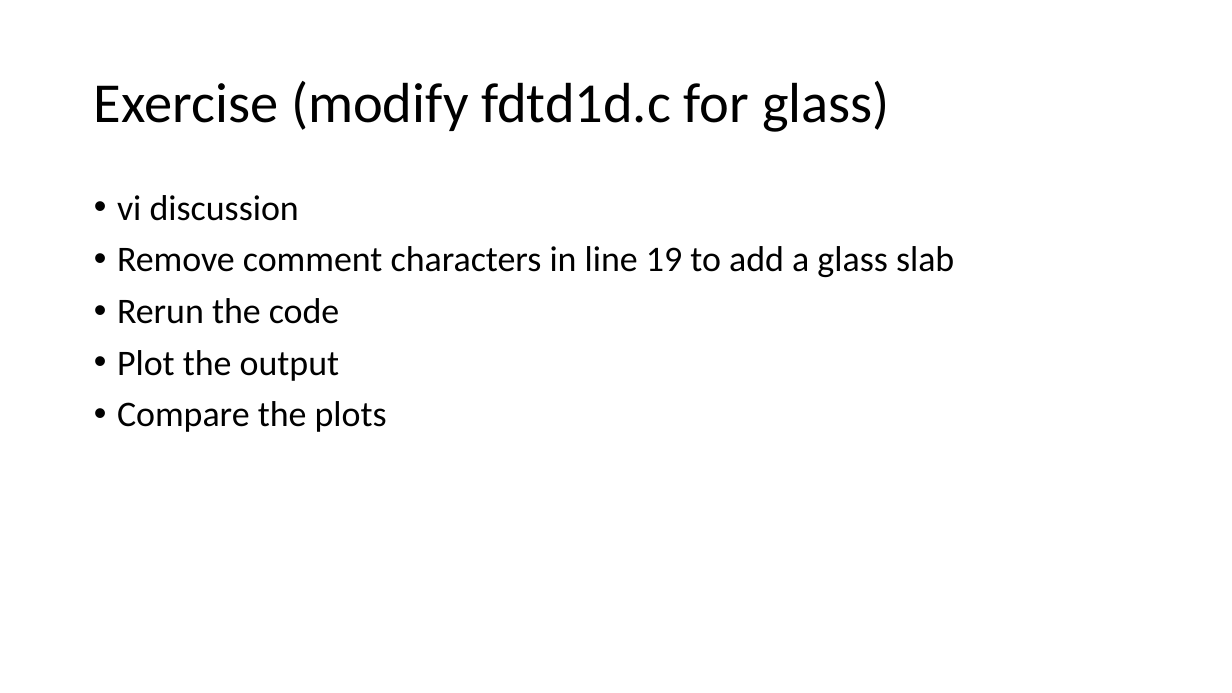
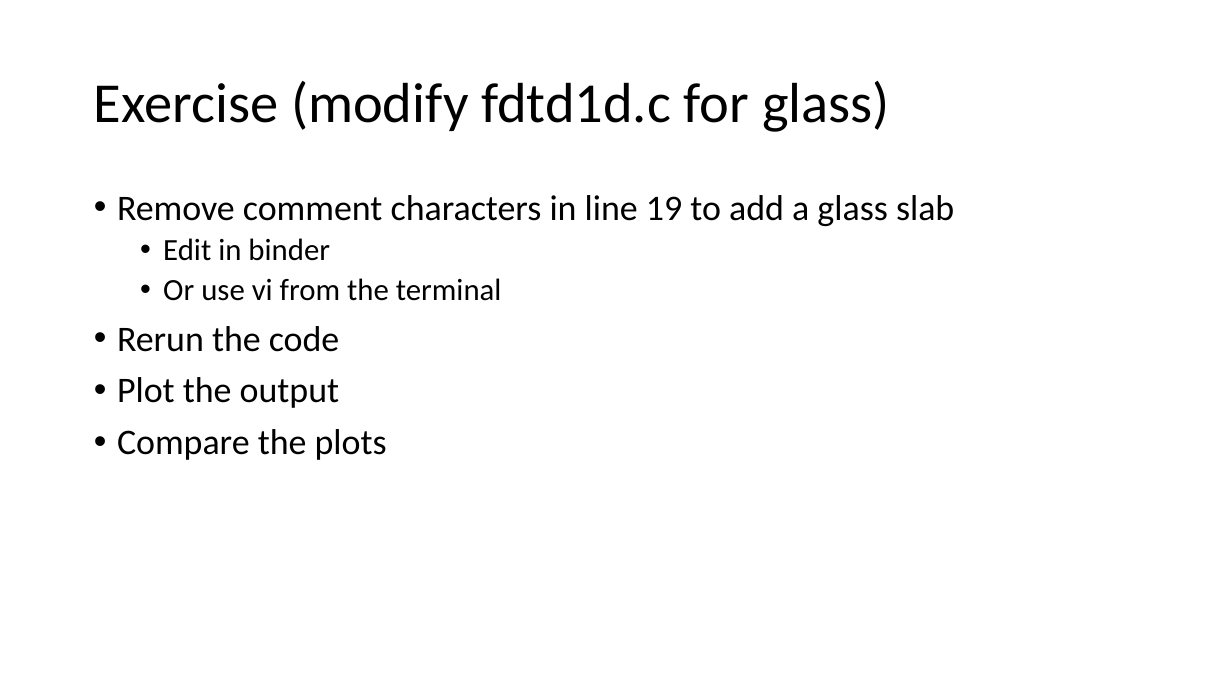
Before and after one commit to danielskatz/repro-fdtd1d, a slide deck: slide 17 of comp-repro.pptx. Drawn at 1232x693 pixels with LibreOffice and Linux fonts; fonts in the diff are those of the drawing. Boxes give left, top, right and bottom in pixels: in the first picture for what was removed or moved away, otherwise in the second. Text is boxed around its words. In the diff, an @@ line names an element or a change of style, - is before the commit and + after.

```diff
--- a/comp-repro.pptx
+++ b/comp-repro.pptx
@@ text at [117, 195, 299, 221]: paragraph removed @@
-• vi discussion
@@ text at [163, 238, 502, 301]: paragraphs added @@
+  • Edit in binder
+  • Or use vi from the terminal
```
Also in this commit, not shown: 3 other slides changed.
